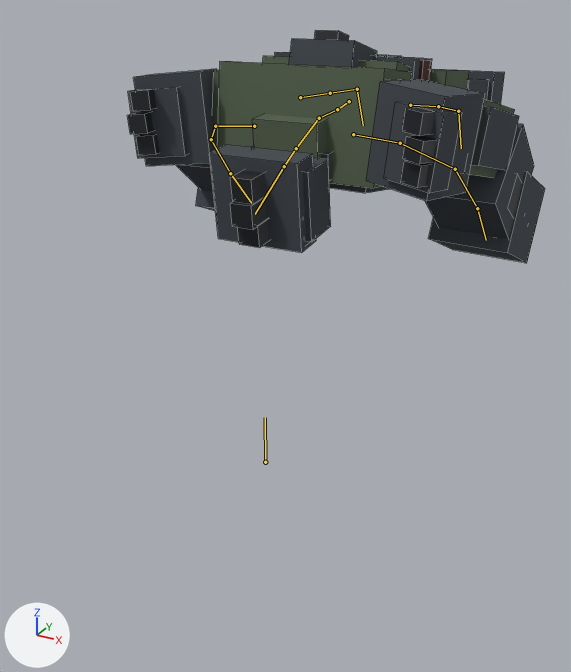
Two versions of the Blender file assets/characters/siege_breaker/source/model.blend, one commit apart.
Camera for both pictures: a camera (50 mm lens) standing at (2.02, -3.43, 2.55) and looking at (-0.08, 0.39, 0.65). Lighting does not change. The marker at lower left points along +X, +Y and +Z. The first picture is the older version. Both versions are drawn at frame 40 of the action 'death'; the numbers are the values there. The bones that change, and the others that lie on the model, are drawn over the model as lines. Mesh edges are drawn as thin lines.

The first picture shows 'Body'.
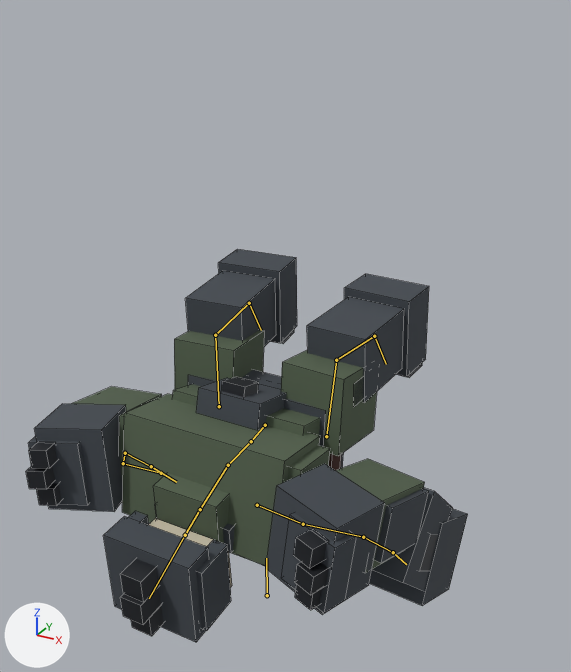
Changed parts and their boxes (x1, y1, x2, y2) in the pictures (571 x 672 px):
'Body', posed (68% taller)
    before: (127, 30, 545, 263)
    after: (26, 249, 468, 642)
bone 'Root', root to tip
    before: (265, 462) to (265, 417)
    after: (267, 595) to (266, 558)
bone 'Hips', root to tip
    before: (349, 101) to (337, 109)
    after: (265, 425) to (251, 441)
bone 'Chest', root to tip
    before: (319, 118) to (296, 148)
    after: (228, 465) to (200, 509)
bone 'Head', root to tip
    before: (284, 166) to (255, 214)
    after: (185, 535) to (149, 598)
bone 'Thigh.L', root to tip
    before: (410, 105) to (438, 106)
    after: (326, 436) to (336, 360)
bone 'Shin.L', root to tip
    before: (438, 106) to (458, 111)
    after: (336, 360) to (374, 336)
bone 'Thigh.R', root to tip
    before: (300, 97) to (330, 93)
    after: (219, 406) to (215, 335)
bone 'Shin.R', root to tip
    before: (330, 93) to (357, 89)
    after: (215, 335) to (249, 303)

What the commit changed:
Bone 'Root' (bone_root) moves from (0.0, 0.0, 0.0) to (0.0, -1.0, 0.0).
Bone 'Hips' (bone_hips) moves from (0.0, 0.4, -1.17) to (0.0, 0.0, 0.0).
Bone 'Chest' (bone_chest) turns from (10, 0, 0) to (8, 0, 0) degrees about its own x, y and z.
Bone 'Head' (bone_head) turns from (10, 0, 0) to (8, 0, 0) degrees about its own x, y and z.
Bone 'Thigh.L' (bone_thigh_l) turns from (0, 0, 0) to (90, 0, 0) degrees about its own x, y and z.
Bone 'Shin.L' (bone_shin_l) turns from (0, 0, 0) to (-82, 0, 0) degrees about its own x, y and z.
Bone 'Thigh.R' (bone_thigh_r) turns from (0, 0, 0) to (90, 0, 0) degrees about its own x, y and z.
Bone 'Shin.R' (bone_shin_r) turns from (0, 0, 0) to (-82, 0, 0) degrees about its own x, y and z.
